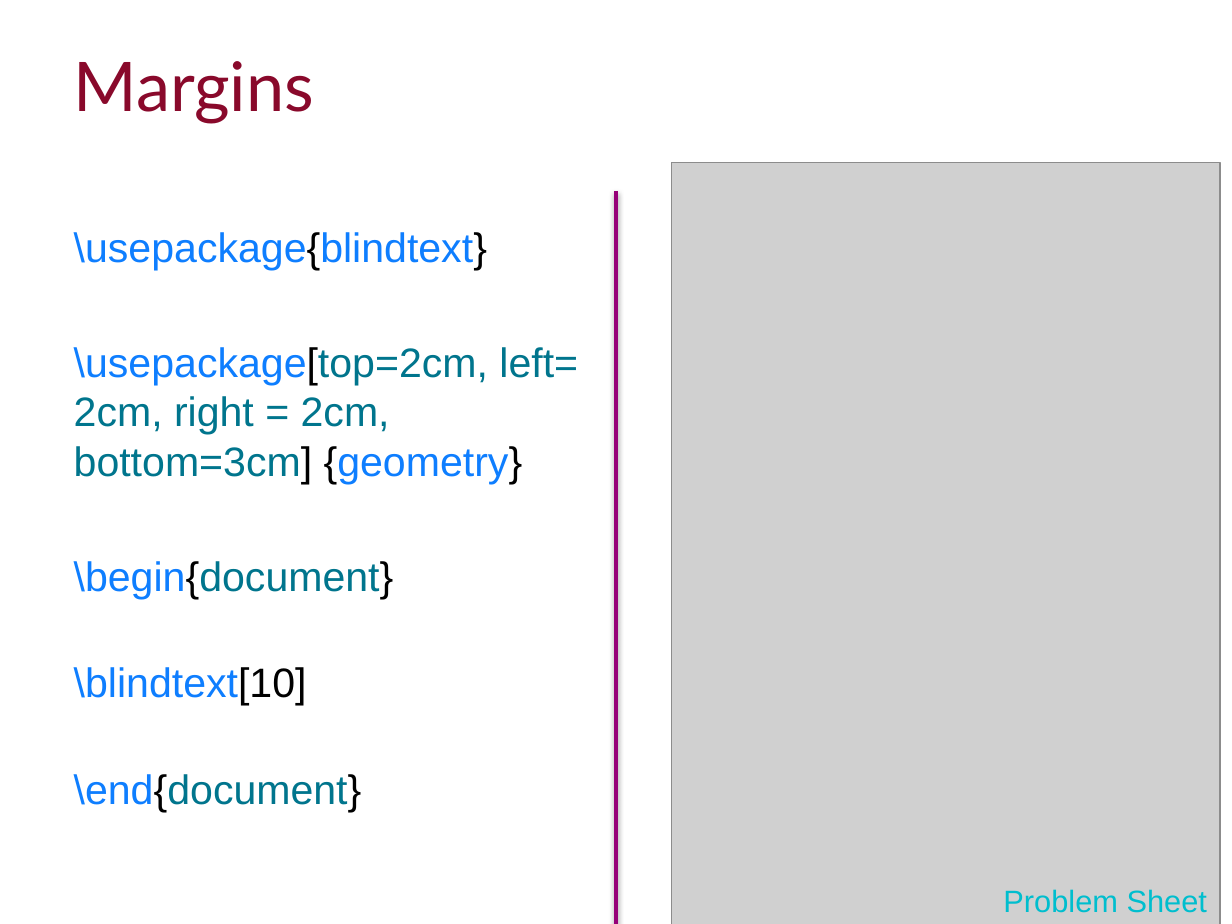
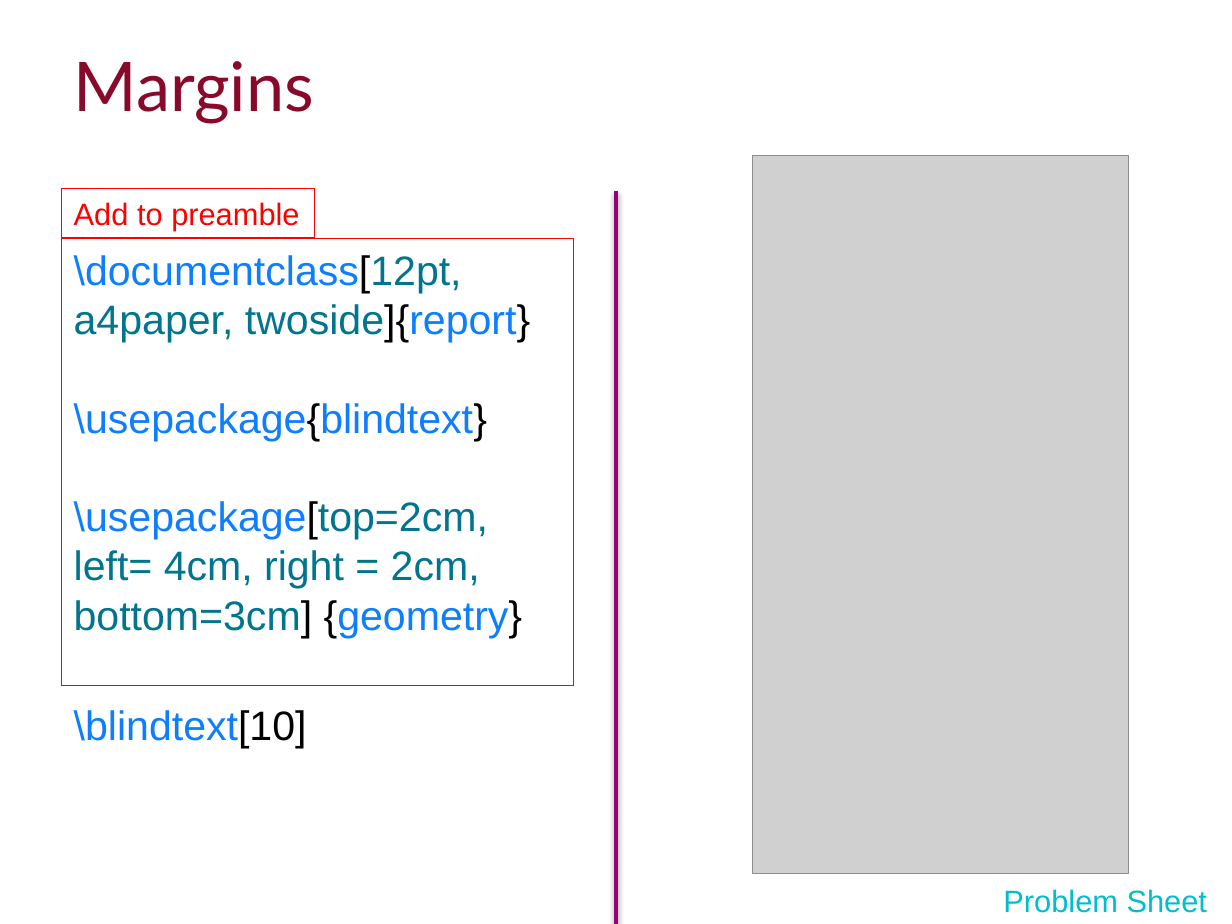
Before and after one commit to ImperialCollegeLondon/RCDS-writing-theses-in-latex, a slide deck: slide 8 of Writing Theses in Latex Slides.pptx. Drawn at 1232x924 pixels with LibreOffice and Linux fonts; fonts in the diff are those of the drawing; grey boxes stand for pictures; background and template pictures are left out. Boxes give left, top, right and bottom in pixels: in the first picture for what was removed or moved away, otherwise in the second. Text is boxed around its words. In the diff, an @@ line names an element or a change of style, - is before the commit and + after.

```diff
--- a/Writing Theses in Latex Slides.pptx
+++ b/Writing Theses in Latex Slides.pptx
@@ picture: place and size @@
-picture at (671,163,1220,924)
+picture at (753,155,1129,873)
@@ rectangle added at (62,188,314,238), outline #FF0000 0.75 pt, 18 pt, text #FF0000 @@
+Add to preamble
@@ rectangle added at (62,238,574,686), outline #FF0000 0.75 pt, 24 pt, text #0E7EFF @@
+\documentclass[12pt, a4paper, twoside]{report}
+\usepackage{blindtext}
+\usepackage[top=2cm, left= 4cm, right = 2cm, bottom=3cm] {geometry}
@@ text at (74,232,578,599): paragraphs removed @@
-\usepackage{blindtext}
-\usepackage[top=2cm, left= 2cm, right = 2cm, bottom=3cm] {geometry}
-\begin{document}
@@ text "\blindtext[10]": place and size @@
-text "\blindtext[10]" at (74,232,578,813)
+text "\blindtext[10]" at (74,710,307,748)
@@ text at (74,774,362,813): paragraph removed @@
-\end{document}
```
Also in this commit, not shown: 9 other slides changed, 2 slides added, 1 slide removed.
